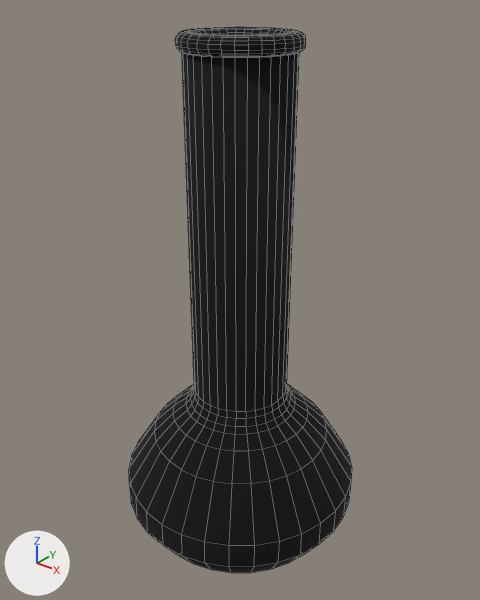
A saved change to the FBX model Assets/models/Environment/prefabs/pots/tall clay pot.fbx.
One viewpoint serves both versions: a 50 mm lens placed at (3.7, -4.63, 5.36), pointed at (-0.02, 0.02, 2.48). Every picture has the same lights, and +X, +Y and +Z are marked at lower left. The picture after the commit comes second. Mesh edges are drawn as thin lines.
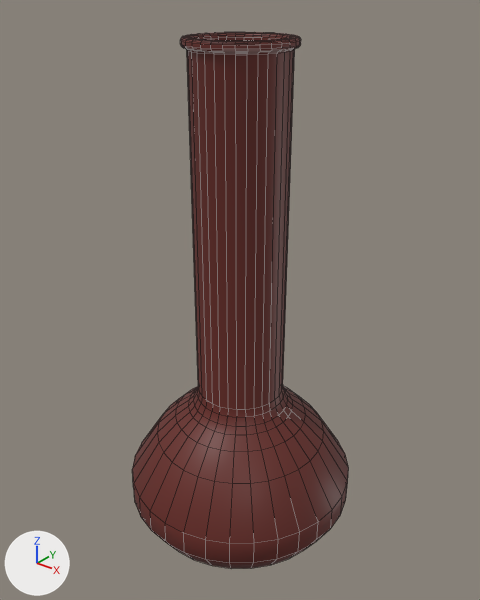
Pixel boxes [x1, y1, x2, y2] of what changed, in the pictures (480 x 600 px):
'Circle', reshaped
    before: [129, 27, 352, 573]
    after: [132, 32, 349, 569]
part 1 of me_circle_001, deleted (black)
    before: [129, 27, 352, 573]

Diff of the bpy script that builds the scene:
```diff
--- a/Assets/models/Environment/prefabs/pots/tall clay pot.fbx.py
+++ b/Assets/models/Environment/prefabs/pots/tall clay pot.fbx.py
@@ me_circle_001 @@
 # used by ob_circle; location = (0.0, 0.0, 0.0)
-me_circle_001.from_pydata(...)  # 2116 vertices, 2176 faces; spans x -1.24..1.24, y -1.24..1.25, z -0.09..4.96
+me_circle_001.from_pydata(...)  # 1058 vertices, 1088 faces; spans x -1.2..1.2, y -1.2..1.21, z -0.05..4.92
+# me_circle_001 part 1: the loose piece of 1058 vertices spanning x -1.24..1.24, y -1.24..1.25, z -0.09..4.96 is deleted
 me_circle_001.materials.append(mat_material_001)
-me_circle_001.materials.append(mat_material_002)  # black #000000
```
